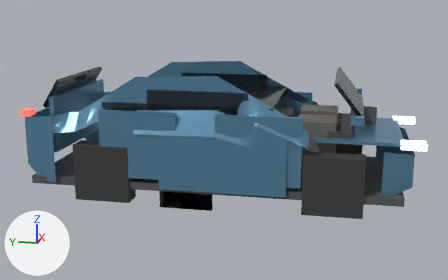
Two versions of the glTF model assets/models/suv.glb, one commit apart.
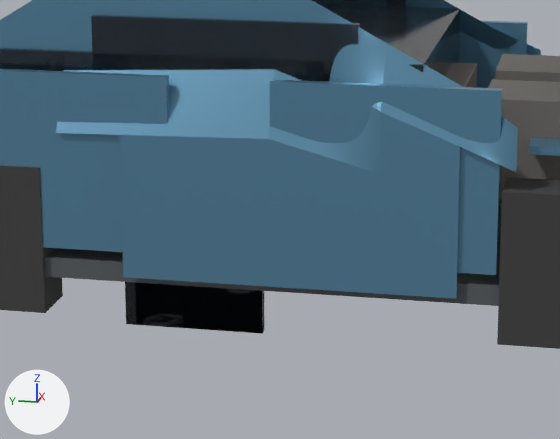
Each version appears first whole from a 50 mm lens placed at (-8.3, -1.69, 2.74), pointed at (0.0, -0.02, 0.66), and next in a close-up on the part from 25% to 73% of the width and 30% to 90% of the height. Lighting does not change. The marker at lower left points along +X, +Y and +Z. The first two pictures are the older version. Where no turn or scale is listed for an object, it has been applied to the vertices.

Names of what the first close-up shows: 'body_mesh', 'cab_mesh', 'door_fl_mesh', 'door_fr_mesh', 'door_rr_mesh', 'seat_r', 'tire_fr', 'tire_rr', 'trim_mesh', 'window_fixed_r', 'window_fl_mesh', 'window_rl_mesh' and 4 more.
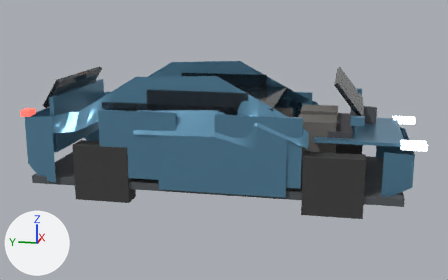
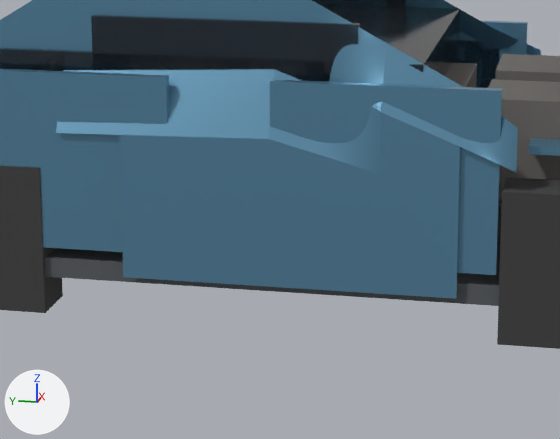
Edits to the bpy script that builds the scene:
```text
Change ob_window_fl_mesh:
    ob_window_fl_mesh.location: (-0.01, 0.54, -0.24) -> (0.94, -0.64, 0.96)
Change ob_window_fr_mesh:
    ob_window_fr_mesh.location: (0.01, 0.54, -0.24) -> (-0.94, -0.64, 0.96)
Change ob_window_rl_mesh:
    ob_window_rl_mesh.location: (-0.01, 0.51, -0.24) -> (0.94, 0.91, 0.96)
Change ob_window_rr_mesh:
    ob_window_rr_mesh.location: (0.01, 0.51, -0.24) -> (-0.94, 0.91, 0.96)
```

Changed parts and their boxes [x1, y1, x2, y2] in the close-ups (560 x 439 px):
'window_rl_mesh', moved (not visible afterwards)
    before: [135, 283, 264, 334]
'window_fl_mesh', moved
    before: [125, 282, 264, 334]
    after: [459, 40, 500, 88]
